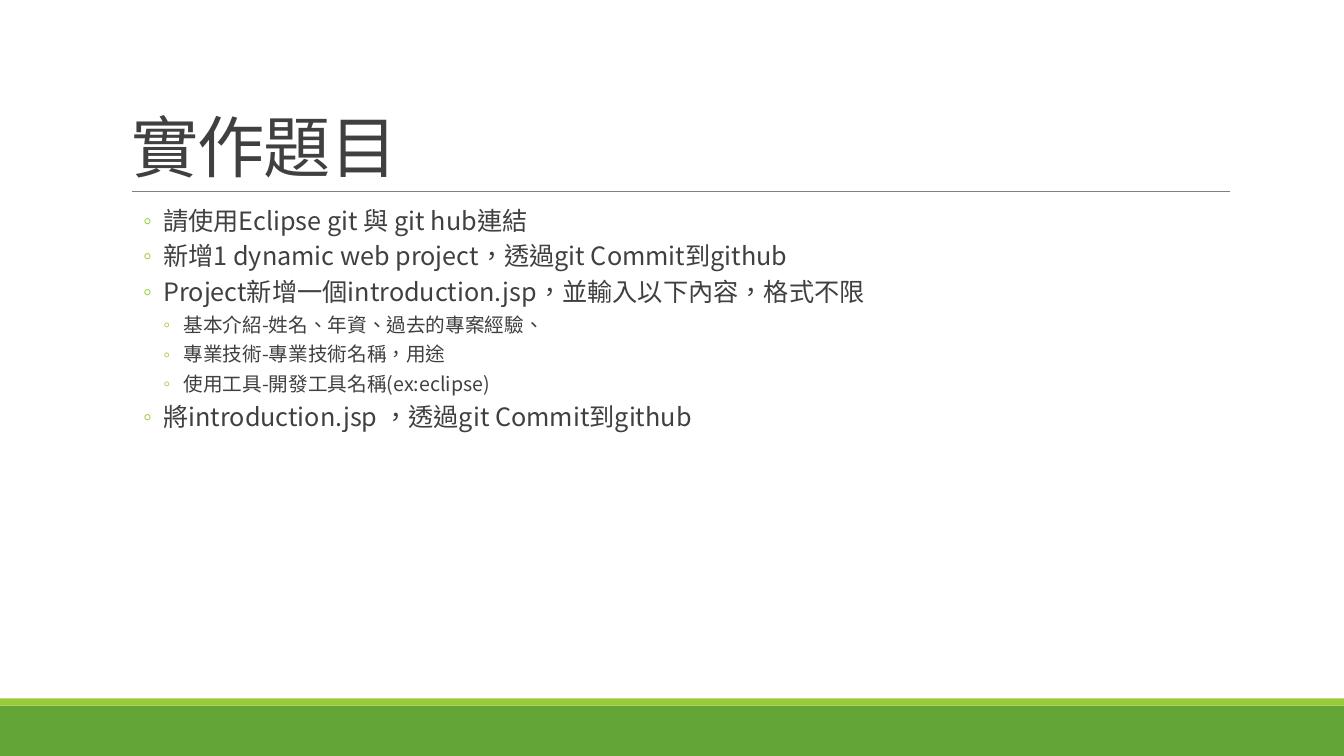
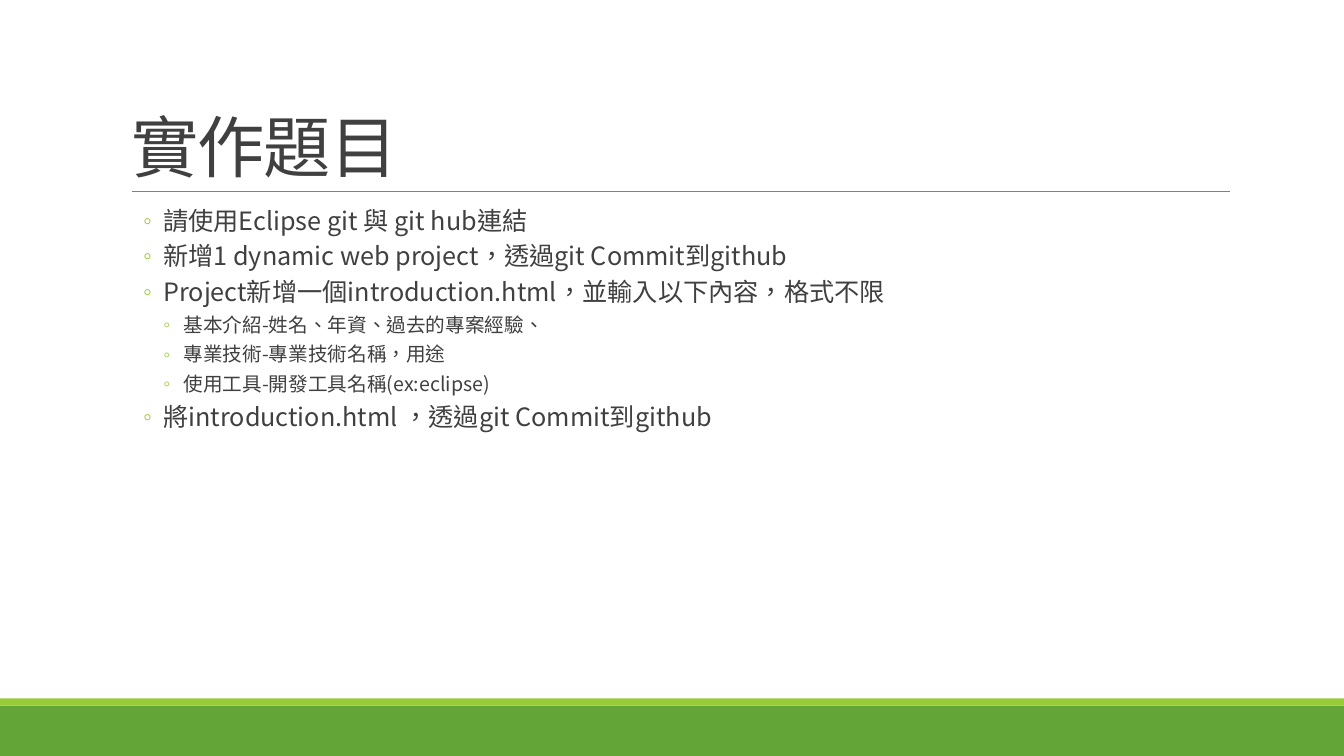
Before and after one commit to itmrchow/git-Eclipse, a slide deck: slide 38 of git-Eclipse/WebContent/台壽CMS通路組專案簡介.pptx. Drawn at 1344x756 pixels with LibreOffice and Linux fonts; fonts in the diff are those of the drawing. Boxes give left, top, right and bottom in pixels: in the first picture for what was removed or moved away, otherwise in the second. Text is boxed around its words. In the diff, an @@ line names an element or a change of style, - is before the commit and + after.

Commit message:
20191105 檔案異動與修正
修改ppt內容，刪除jsp

```diff
--- a/git-Eclipse/WebContent/台壽CMS通路組專案簡介.pptx
+++ b/git-Eclipse/WebContent/台壽CMS通路組專案簡介.pptx
@@ text at [163, 279, 885, 307]: text changed @@
-  ◦ Project新增一個introduction.jsp，並輸入以下內容，格式不限
+  ◦ Project新增一個introduction.html，並輸入以下內容，格式不限
@@ text at [163, 405, 711, 432]: text changed @@
-  ◦ 將introduction.jsp ，透過git Commit到github
+  ◦ 將introduction.html ，透過git Commit到github
```
Also in this commit, not shown: 2 other files.
